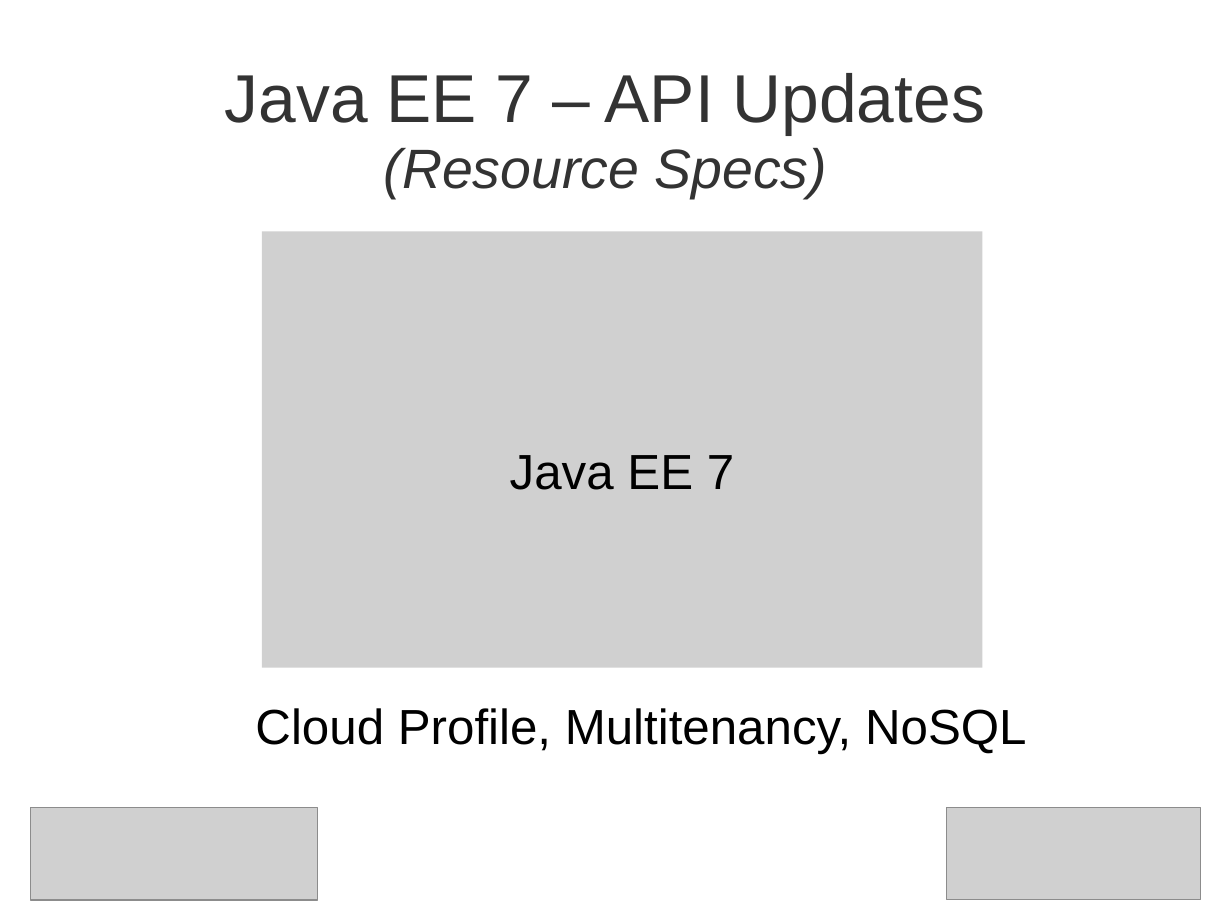
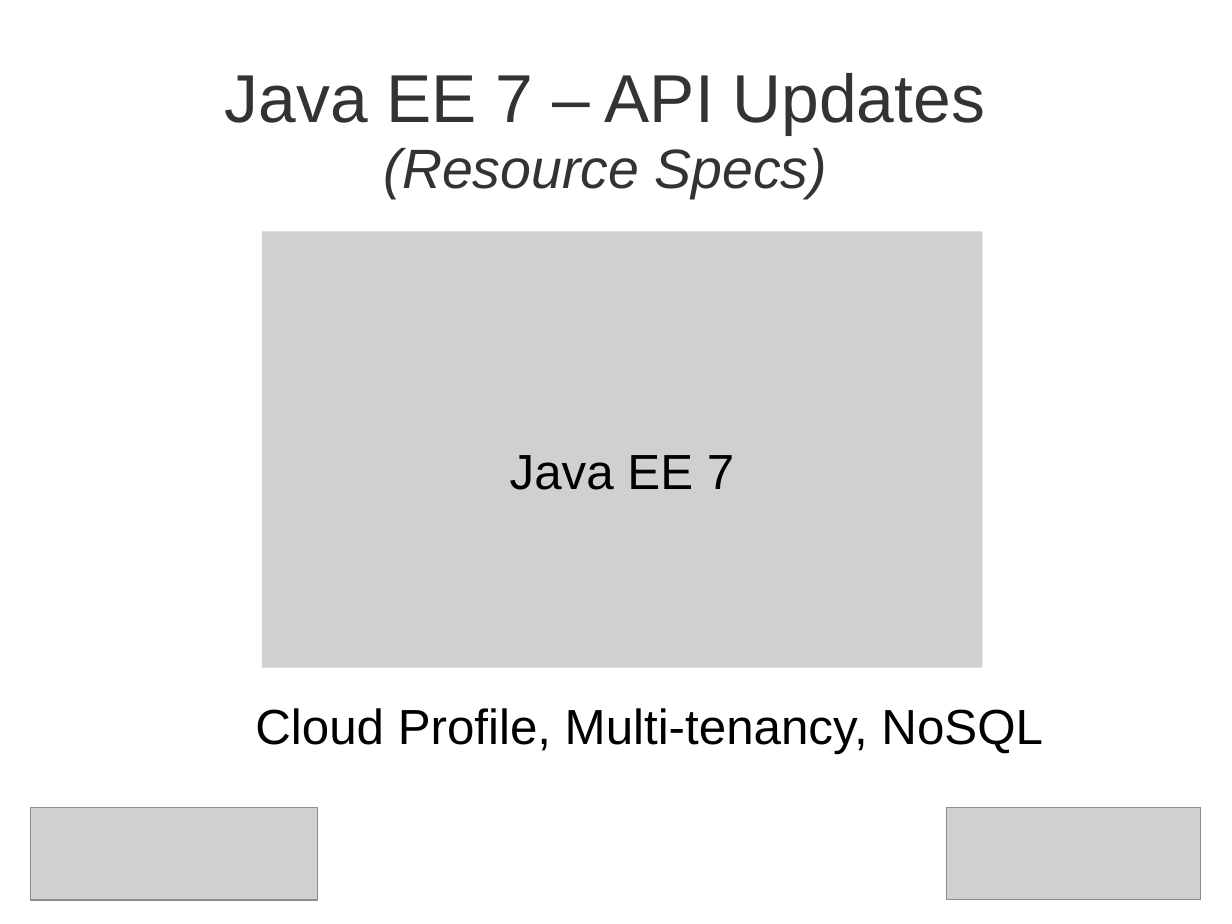
Before and after one commit to steppat/caelumday, a slide deck: slide 30 of caelumday2011.odp (slide 28 before the commit). Drawn at 1232x924 pixels with LibreOffice and Linux fonts; fonts in the diff are those of the drawing; grey boxes stand for pictures; background and template pictures are left out. Boxes give left, top, right and bottom in pixels: in the first picture for what was removed or moved away, otherwise in the second. Text is boxed around its words. In the diff, an @@ line names an element or a change of style, - is before the commit and + after.

```diff
--- a/caelumday2011.odp
+++ b/caelumday2011.odp
@@ text at (255, 708, 1043, 753): text changed @@
-Cloud Profile, Multitenancy, NoSQL
+Cloud Profile, Multi-tenancy, NoSQL
```
Also in this commit, not shown: 10 other slides changed, 2 slides added.
